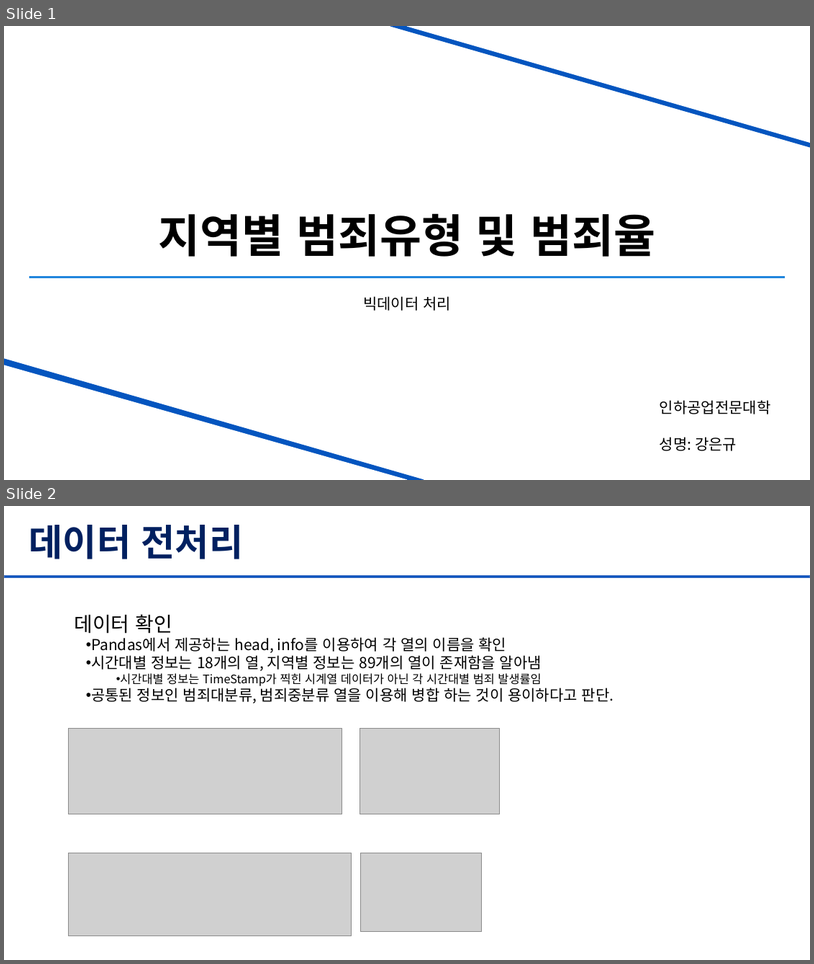
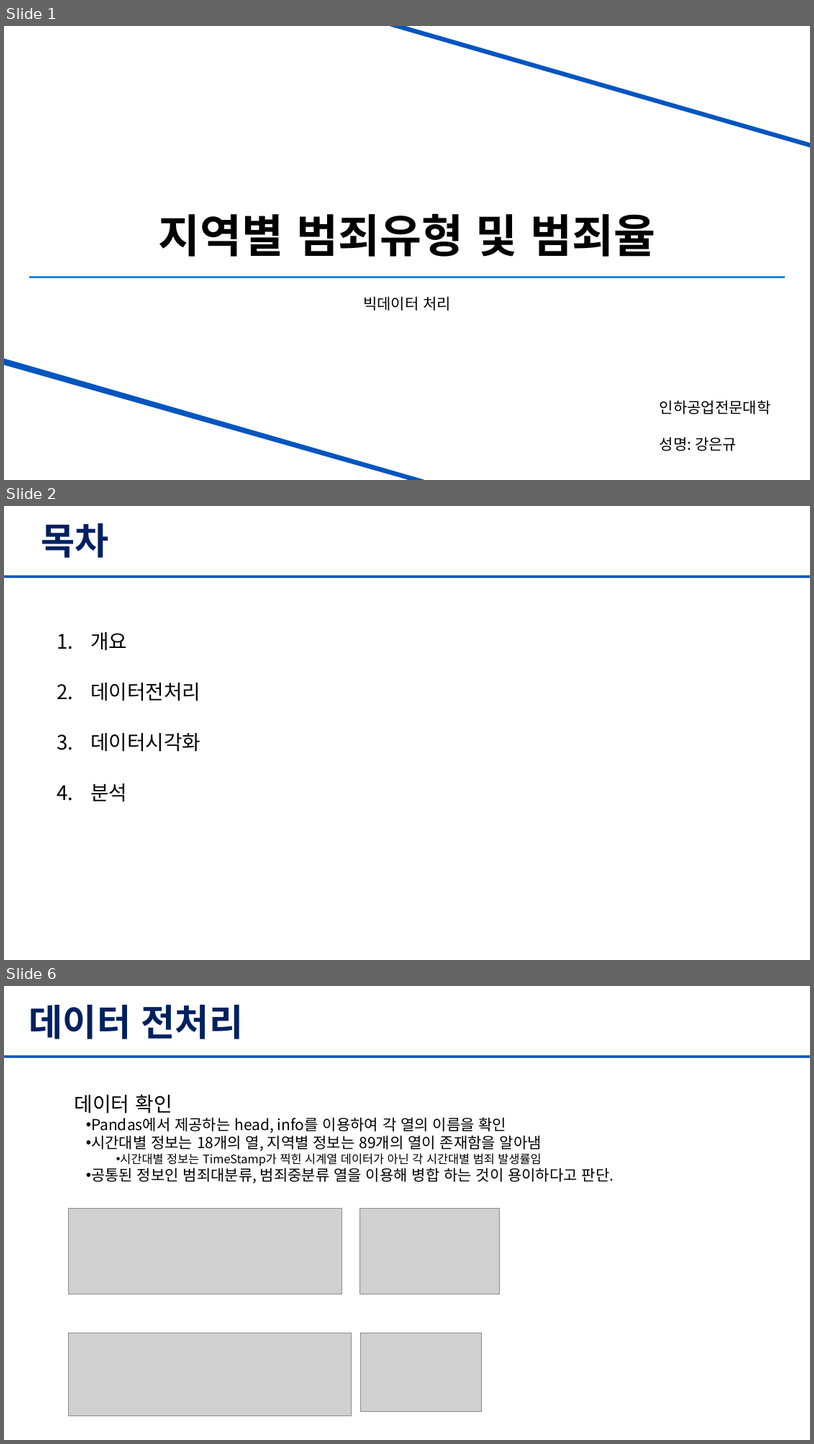
Before and after one commit to ekkang0820/cirme_visualisation, a slide deck: ppt/3-A_201944010_강은규_최종.pptx. Shown one above the other, each under a label of ours: slides 1 and 2 before the commit, slides 1, 2 and 6 after it; the slides between them are not shown. The pictures are 814x964 and 814x1444 pixels, drawn with LibreOffice and Linux fonts; fonts in the diff are those of the drawing; grey boxes stand for pictures. Boxes give left, top, right and bottom in pixels: in the first picture for what was removed or moved away, otherwise in the second. Text is boxed around its words. In the diff, an @@ line names an element or a change of style, - is before the commit and + after.

Commit message:
pdf 업데이트

```diff
--- a/ppt/3-A_201944010_강은규_최종.pptx
+++ b/ppt/3-A_201944010_강은규_최종.pptx
@@ slide 2 added at box(4, 506, 810, 960), background #FFFFFF; not listed: 1 template element that a slide beside it also shows @@
@@ title added at box(41, 523, 109, 558), 44 pt, text #002060, bold @@
+목차
@@ text added at box(90, 632, 201, 802), 23.8 pt, text #000000 @@
+1. 개요
+2. 데이터전처리
+3. 데이터시각화
+4. 분석
@@ what was slide 2 is now slide 6 @@
```
Also in this commit, not shown: 1 slide changed, 5 other slides added.
